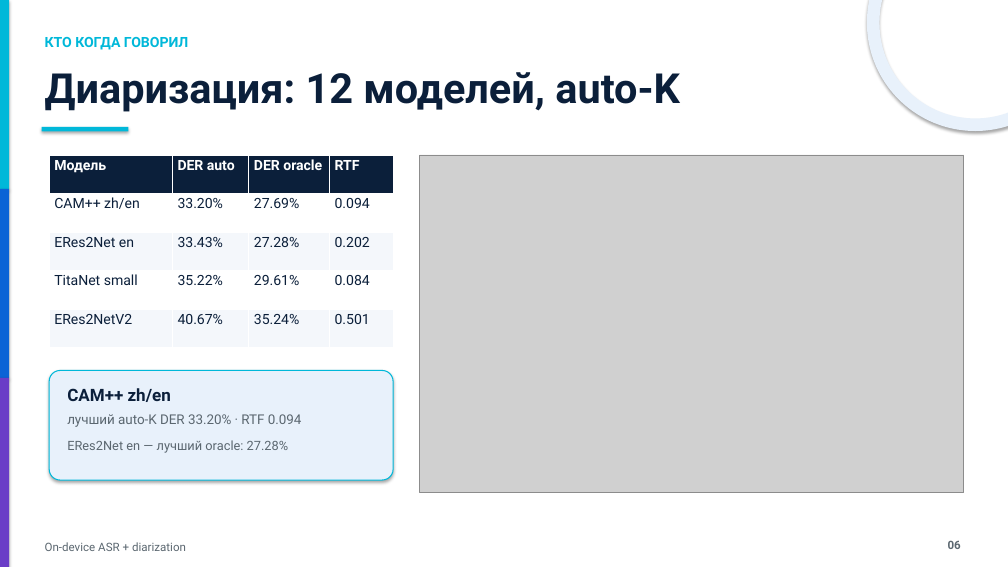
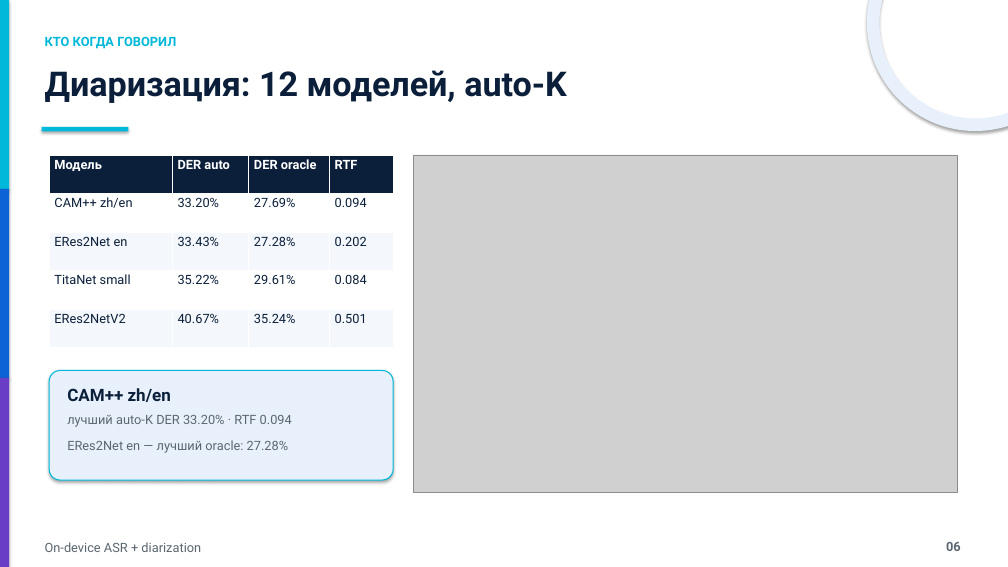
Before and after one commit to VershininSemyon/nuclear_hack_team_corgi, a slide deck: slide 6 of artifacts/hackathon_defense.pptx. Drawn at 1008x567 pixels with LibreOffice and Linux fonts; fonts in the diff are those of the drawing; grey boxes stand for pictures. Boxes give left, top, right and bottom in pixels: in the first picture for what was removed or moved away, otherwise in the second. Text is boxed around its words. In the diff, an @@ line names an element or a change of style, - is before the commit and + after.

Commit message:
Unify deck typography and explain the threshold sweep in the report
- deck: exactly three font sizes (28 / 14 / 10.5) across all 12 slides\n- fix the wrapped title on the pipeline slide so the subtitle no longer overlaps\n- center both Pareto charts in their half of the slide, drop the word sweep from the pipeline slide\n- report: rewrite method B step by step with a distance ladder and a worked five-threshold example; add a comparison table

```diff
--- a/artifacts/hackathon_defense.pptx
+++ b/artifacts/hackathon_defense.pptx
@@ text "КТО КОГДА ГОВОРИЛ" at box(45, 36, 176, 49): size 13.3 to 12.2 pt @@
@@ text "Диаризация: 12 моделей, auto-K" at box(45, 70, 566, 103): size 39.4 to 32.5 pt @@
@@ table at box(49, 155, 393, 348) @@
@@ size 13.3 to 12.2 pt @@
@@ picture: place and size @@
-picture at box(420, 155, 964, 493)
+picture at box(413, 155, 957, 493)
@@ text "лучший auto-K DER 33.20% · ..." at box(67, 415, 292, 427): size 12.8 to 12.2 pt @@
@@ text "On-device ASR + diarization" at box(45, 542, 201, 552): size 11 to 12.2 pt @@
@@ text "06" at box(946, 542, 961, 551): size 11 to 12.2 pt @@
```
Also in this commit, not shown: 11 other slides changed, 3 other files.
